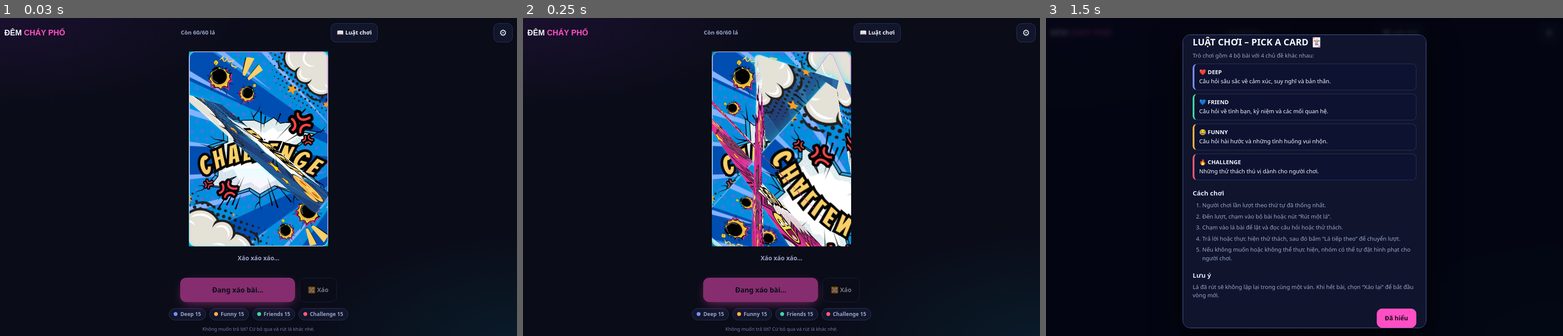
Above: before the commit, frames 1-3 (left to right).
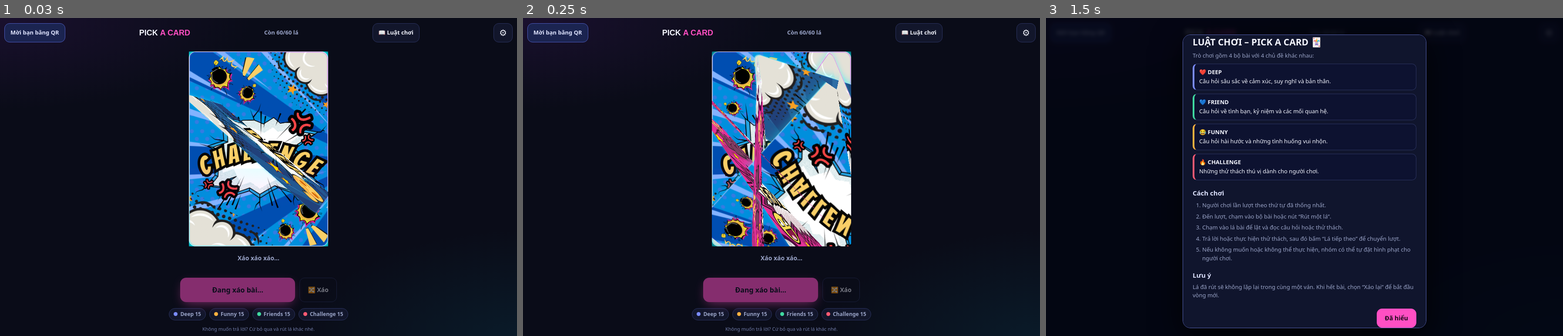
Above: after the commit, the same moments.

Repository: trongdang07/fungame
Game: browser game, page index.html
The game is run twice, just before and just after one commit, with the same random seed, the same clock (stepped at 60 frames per second) and the same inputs.
Inputs:
- Up to frame 1 (0.03 s): no input
- Up to frame 2 (0.25 s): no input
- Up to frame 3 (1.5 s): click "📖 Luật chơi" at 0.27 s; click "Cách chơi" at 0.52 s; click "LUẬT CHƠI – PICK A CARD 🃏" at 0.77 s; tap Space at 1.1 s

The runs differ from the first frame. In frame 1, 1.1% of the frame differs, in the area x 0-82%, y 1-8%; in frame 2, 1.1%; in frame 3, less than 0.1%.

Commit message:
Cap nhat chuc nang game

Diff:
--- a/index.html
+++ b/index.html
@@ -4,7 +4,7 @@
 <meta charset="utf-8">
 <meta name="viewport" content="width=device-width, initial-scale=1, viewport-fit=cover">
 <meta name="theme-color" content="#0a0c18">
-<title>ĐÊM CHÁY PHỐ · Bộ bài 60 lá</title>
+<title>Pick A Card</title>
 <link rel="preconnect" href="https://fonts.googleapis.com">
 <link rel="preconnect" href="https://fonts.gstatic.com" crossorigin>
 <link href="https://fonts.googleapis.com/css2?family=Be+Vietnam+Pro:wght@500;700;800;900&display=swap" rel="stylesheet">
@@ -16,6 +16,7 @@
 .left{color:var(--muted);font-size:13px;font-weight:700}
 .gear{display:grid;place-items:center;width:44px;height:44px;border-radius:12px;border:1px solid var(--line);background:var(--panel);text-decoration:none;font-size:20px}
 .rules-btn{min-height:44px;padding:0 13px;border-radius:12px;border:1px solid var(--line);background:var(--panel);font-weight:800;font-size:13px}
+.invite-btn{min-height:44px;padding:0 13px;border-radius:12px;border:1px solid #4c5bc0;background:#1b2450;color:#dfe4ff;font-weight:800;font-size:13px}
 main{flex:1;display:flex;flex-direction:column;align-items:center;justify-content:center;gap:12px;padding:0 16px max(16px,env(safe-area-inset-bottom))}
 .stage{--cw:max(150px,min(74vw,320px,calc((100dvh - 300px)*.714)));width:var(--cw);height:calc(var(--cw)*1.4);position:relative;margin:6px 0 4px;--c:#aab}
 .pile,.shuffle{position:absolute;inset:0}
@@ -64,11 +65,17 @@
 dialog.rules::backdrop{background:#030612d0;backdrop-filter:blur(5px)}
 .rules-body{padding:22px;overflow:auto}.rules-body h2{margin:0 0 6px;font-size:21px}.rules-body h3{margin:18px 0 6px;fo …(454 unchanged characters)…
 .rules-foot{display:flex;justify-content:flex-end;margin-top:20px}
+.qr-card{width:min(360px,92vw);border:1px solid #5663b3;border-radius:18px;background:#10152d;color:var(--ink);padding:22px;box-shadow:0 20px 70px #000c;text-align:center}
+.qr-card::backdrop{background:#030612d0;backdrop-filter:blur(5px)}
+.qr-card h2{margin:0 0 6px;font-size:21px}.qr-card p{margin:0;color:var(--muted);font-size:13px}
+.qr-image{display:block;width:220px;height:220px;margin:18px auto;border-radius:12px;background:#fff;padding:10px}
+.qr-actions{display:flex;gap:8px;justify-content:center;flex-wrap:wrap}.qr-actions .btn{flex:1;min-width:120px}
 </style>
 </head>
 <body>
 <header class="top">
-  <h1 class="logo">ĐÊM <b>CHÁY PHỐ</b></h1>
+  <button class="invite-btn" id="invite-open" type="button">Mời bạn bằng QR</button>
+  <h1 class="logo">PICK <b>A CARD</b></h1>
   <span class="left" id="left" aria-live="polite"></span>
   <button class="rules-btn" id="rules-open" type="button">📖 Luật chơi</button>
   <a class="gear" href="setup.html" aria-label="Cài đặt bộ bài" title="Cài đặt">⚙</a>
@@ -115,6 +122,15 @@
     <div class="rules-foot"><button class="btn primary" id="rules-close" type="button">Đã hiểu</button></div>
   </div>
 </dialog>
+<dialog class="qr-card" id="invite-dialog" aria-labelledby="invite-title">
+  <h2 id="invite-title">Mời bạn vào chơi</h2>
+  <p>Quét mã QR này để mở đúng trò chơi trên thiết bị của bạn.</p>
+  <img class="qr-image" id="invite-qr" alt="Mã QR để mời bạn vào chơi">
+  <div class="qr-actions">
+    <button class="btn primary" id="invite-copy" type="button">Sao chép liên kết</button>
+    <button class="btn ghost" id="invite-close" type="button">Đóng</button>
+  </div>
+</dialog>
 <div id="toast" role="status"></div>
 <script src="store.js"></script>
 <script>
@@ -278,6 +294,17 @@
 $('rules-open').addEventListener('click',()=>rules.showModal());
 $('rules-close').addEventListener('click',()=>rules.close());
 rules.addEventListener('click',e=>{if(e.target===rules)rules.close()});
+const inviteDialog=$('invite-dialog'), inviteUrl=location.href.split('#')[0], inviteQr=$('invite-qr');
+function showToast(text){const toast=$('toast');toast.textContent=text;toast.classList.add('show');setTimeout(()=>toast.classList.remove('show'),2200)}
+$('invite-open').addEventListener('click',()=>{
+  inviteQr.src='https://api.qrserver.com/v1/create-qr-code/?size=440x440&margin=12&data='+encodeURIComponent(inviteUrl);
+  inviteDialog.showModal();
+});
+$('invite-close').addEventListener('click',()=>inviteDialog.close());
+inviteDialog.addEventListener('click',e=>{if(e.target===inviteDialog)inviteDialog.close()});
+$('invite-copy').addEventListener('click',async()=>{
+  try{await navigator.clipboard.writeText(inviteUrl);showToast('Đã sao chép liên kết mời')}catch(e){showToast('Không thể sao chép tự động')}
+});
 function stageTap(){if(state==='ready')draw();else if(state==='back')flip();else if(state==='empty')shuffle()}
 pile.addEventListener('click',stageTap);
 pile.addEventListener('keydown',e=>{if(e.key==='Enter'||e.key===' '){e.preventDefault();stageTap()}});
